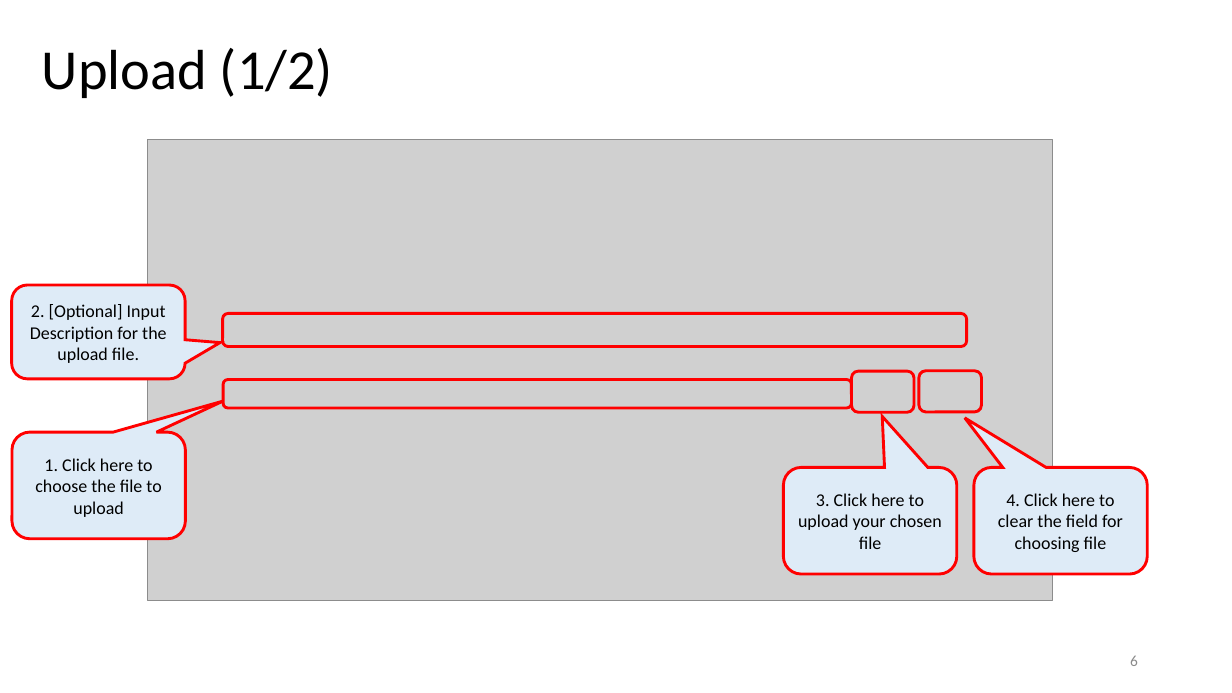
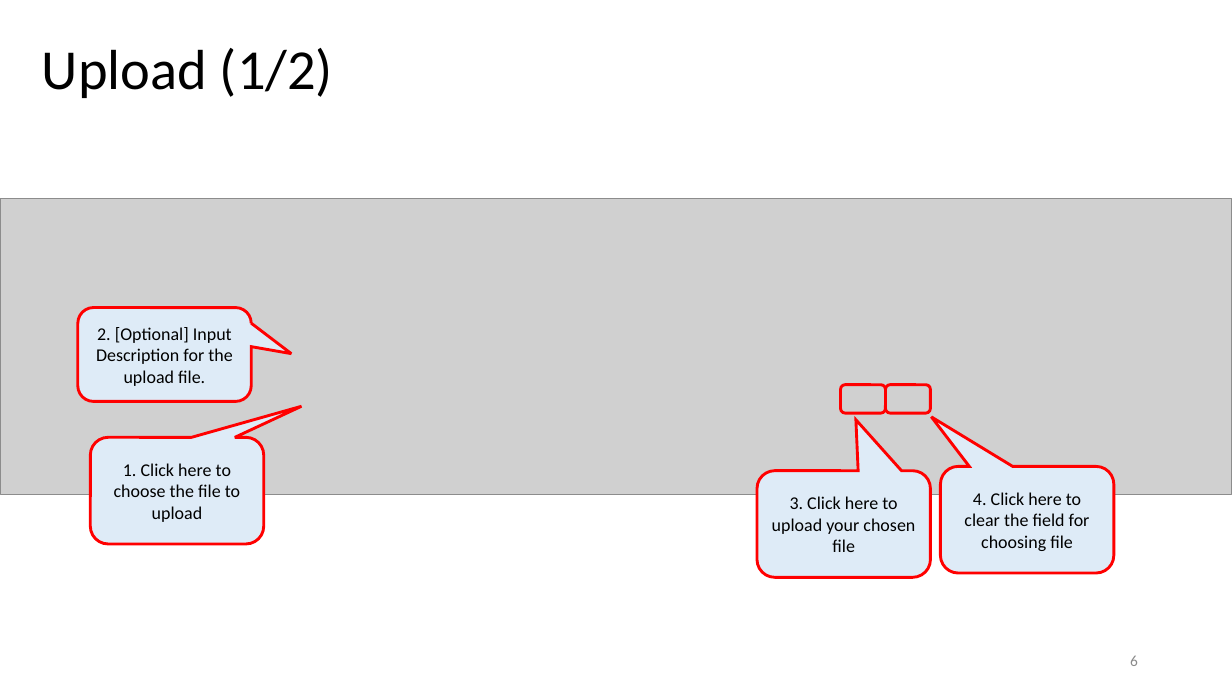
Before and after one commit to ZirconiumZr/UOB_SIT, a slide deck: slide 6 of uob_website/analysis/utils/Voice_To_Text_Analysis_Web_UserGuide.pptx. Drawn at 1232x693 pixels with LibreOffice and Linux fonts; fonts in the diff are those of the drawing; grey boxes stand for pictures. Boxes give left, top, right and bottom in pixels: in the first picture for what was removed or moved away, otherwise in the second. Text is boxed around its words. In the diff, an @@ line names an element or a change of style, - is before the commit and + after.

```diff
--- a/uob_website/analysis/utils/Voice_To_Text_Analysis_Web_UserGuide.pptx
+++ b/uob_website/analysis/utils/Voice_To_Text_Analysis_Web_UserGuide.pptx
@@ picture: place and size @@
-picture at (148,140,1053,601)
+picture at (0,199,1232,494)
@@ rounded speech box "2. [Optional] Input Description for ...": place and size @@
-rounded speech box "2. [Optional] Input Description for ..." at (12,285,186,379)
+rounded speech box "2. [Optional] Input Description for ..." at (78,308,251,402)
@@ rounded speech box "2. [Optional] Input Description for ..." at (78,308,251,402): proportions changed @@
@@ rounded rectangle removed at (223,313,967,347) @@
@@ rounded rectangle removed at (224,380,852,409) @@
@@ rounded rectangle: place and size @@
-rounded rectangle at (852,372,915,413)
+rounded rectangle at (841,384,886,413)
@@ rounded rectangle: place and size @@
-rounded rectangle at (920,371,982,412)
+rounded rectangle at (885,384,931,413)
@@ rounded speech box "1. Click here to choose ...": place and size @@
-rounded speech box "1. Click here to choose ..." at (12,433,186,539)
+rounded speech box "1. Click here to choose ..." at (91,437,264,543)
@@ rounded speech box "3. Click here to upload ...": place and size @@
-rounded speech box "3. Click here to upload ..." at (784,468,958,574)
+rounded speech box "3. Click here to upload ..." at (757,470,931,577)
@@ rounded speech box "4. Click here to clear ...": place and size @@
-rounded speech box "4. Click here to clear ..." at (974,468,1148,574)
+rounded speech box "4. Click here to clear ..." at (941,467,1115,573)
```
Also in this commit, not shown: 5 other slides changed.
